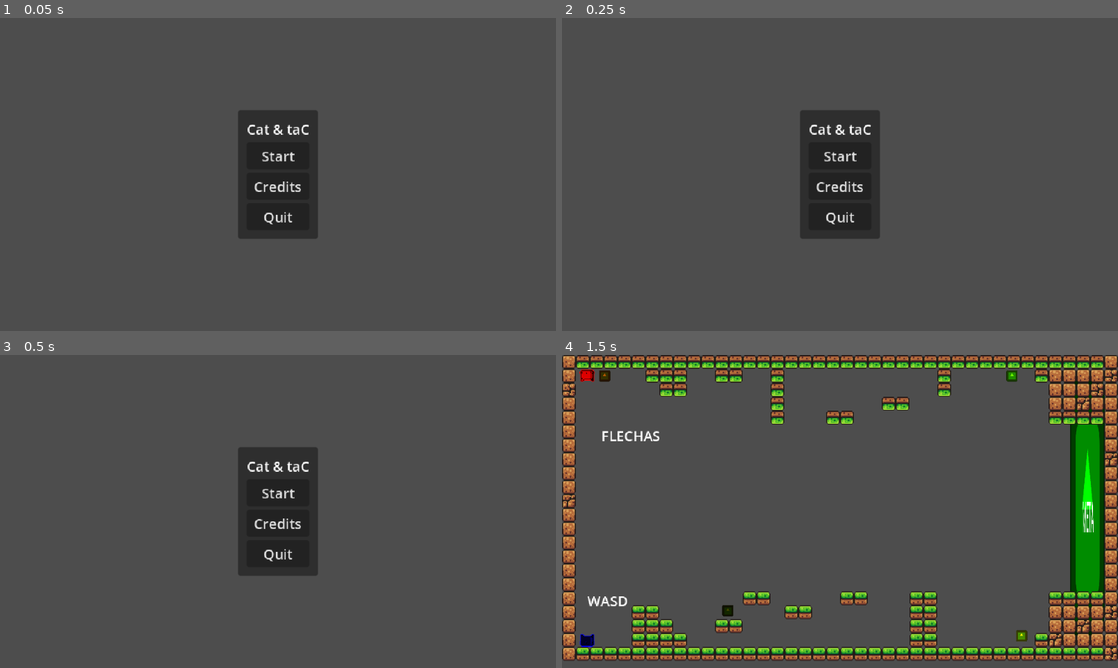
Above: before the commit, frames 1-4 (two rows, left to right).
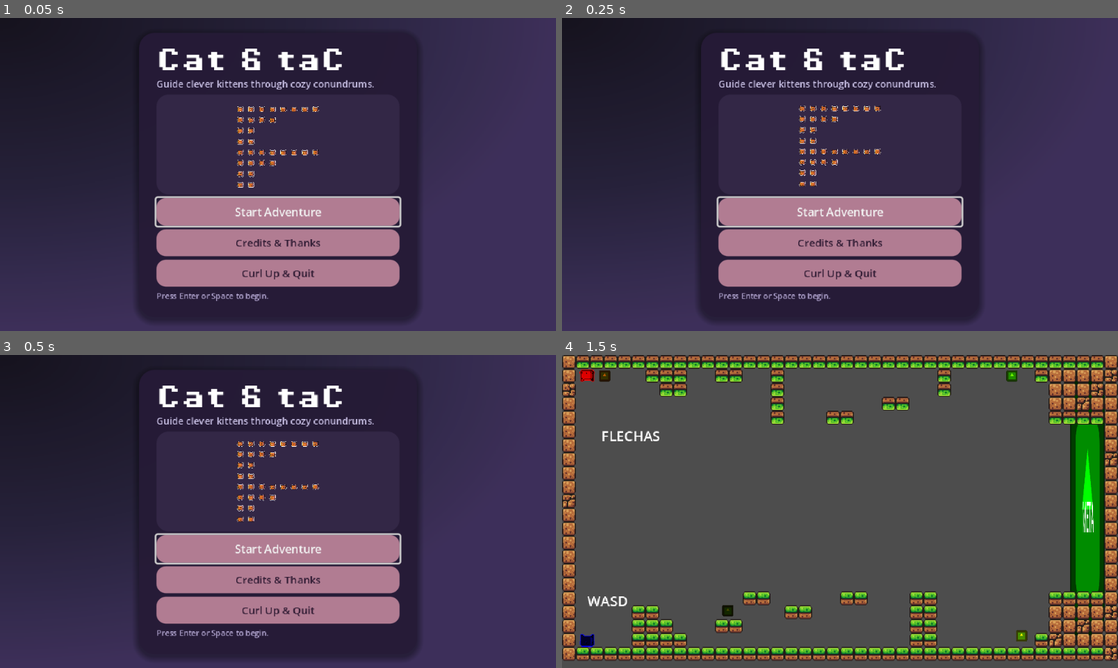
Above: after the commit, the same moments.

Repository: Gosuniak/CC5408-MonoQLDev
Game: Godot game, scene res://ui/main_menu.tscn
The game is run twice, just before and just after one commit, with the same random seed, the same clock (stepped at 60 frames per second) and the same inputs. The engine's default icon, where the game draws it, is replaced by a stand-in: a white triangle on a blue panel in a dark square.
Inputs:
- Up to frame 1 (0.05 s): no input
- Up to frame 2 (0.25 s): no input
- Up to frame 3 (0.5 s): no input
- Up to frame 4 (1.5 s): click "Credits" (after the commit: "Credits & Thanks") at 0.5 s; click "Start" (after the commit: "Start Adventure") at 1.25 s

The runs differ from the first frame. In frame 1, 98% of the frame differs, in the area x 0-100%, y 0-100%; in frame 2, 98%; in frame 3, 98%; in frame 4, nothing differs.

Commit message:
refactor: new ux design for the menu

Diff:
--- a/scripts/main_menu.gd
+++ b/scripts/main_menu.gd
@@ -5,11 +5,20 @@
 @onready var start_button: Button = %StartButton
 @onready var credits_button: Button = %CreditsButton
 @onready var quit_button: Button = %QuitButton
+@onready var cat_image: TextureRect = %CatImage
+
+var _cat_idle_tween: Tween
 
 func _ready() -> void:
 	start_button.pressed.connect(_on_start_pressed)
 	credits_button.pressed.connect(_on_credits_pressed)
 	quit_button.pressed.connect(_on_quit_pressed)
+	_set_default_focus()
+	_start_cat_idle_animation()
+
+func _unhandled_input(event: InputEvent) -> void:
+	if event.is_action_pressed("ui_accept"):
+		_on_start_pressed()
 
 func _on_start_pressed():
 	get_tree().change_scene_to_packed(main_scene)
@@ -19,3 +28,18 @@
 
 func _on_quit_pressed():
 	get_tree().quit()
+
+func _set_default_focus() -> void:
+	if is_instance_valid(start_button):
+		start_button.grab_focus()
+
+func _start_cat_idle_animation() -> void:
+	if not is_instance_valid(cat_image):
+		return
+	if is_instance_valid(_cat_idle_tween):
+		_cat_idle_tween.kill()
+
+	var base_position := cat_image.position
+	_cat_idle_tween = create_tween().set_loops()
+	_cat_idle_tween.tween_property(cat_image, "position:y", base_position.y - 6.0, 1.6).set_trans(Tween.TRANS_SINE).set_ease(Tween.EASE_IN_OUT)
+	_cat_idle_tween.tween_property(cat_image, "position:y", base_position.y, 1.6).set_trans(Tween.TRANS_SINE).set_ease(Tween.EASE_IN_OUT)
--- a/ui/main_menu.tscn
+++ b/ui/main_menu.tscn
@@ -1,7 +1,83 @@
-[gd_scene load_steps=3 format=3 uid="uid://bprmikvyos3av"]
+[gd_scene load_steps=12 format=3 uid="uid://bprmikvyos3av"]
 
 [ext_resource type="Script" uid="uid://vyquxk2tigu8" path="res://scripts/main_menu.gd" id="1_0dkrt"]
 [ext_resource type="PackedScene" uid="uid://dk8mi1p8xpxox" path="res://scenes/main.tscn" id="2_wk0pr"]
+[ext_resource type="Texture2D" path="res://assets/kitty.png" id="3_0uwcm"]
+[ext_resource type="FontFile" path="res://assets/brackeys_platformer_assets/fonts/PixelOperator8-Bold.ttf" id="4_lah1v"]
+
+[sub_resource type="Gradient" id="Gradient_bfx4g"]
+offsets = PackedFloat32Array(0, 0.55, 1)
+colors = PackedColorArray(0.054902, 0.043137, 0.0862745, 1, 0.121569, 0.101961, 0.203922, 1, 0.215686, 0.160784, 0.329412, 1)
+
+[sub_resource type="GradientTexture2D" id="GradientTexture_p7cs6"]
+fill = 1
+gradient = SubResource("Gradient_bfx4g")
+width = 640
+height = 360
+
+[sub_resource type="StyleBoxFlat" id="StyleBoxFlat_card"]
+bg_color = Color(0.14902, 0.105882, 0.215686, 0.95)
+corner_radius_top_left = 18
+corner_radius_top_right = 18
+corner_radius_bottom_right = 18
+corner_radius_bottom_left = 18
+shadow_color = Color(0, 0, 0, 0.35)
+shadow_size = 8
+shadow_offset = Vector2(0, 3)
+content_margin_left = 20.0
+content_margin_top = 18.0
+content_margin_right = 20.0
+content_margin_bottom = 18.0
+
+[sub_resource type="StyleBoxFlat" id="StyleBoxFlat_btn_normal"]
+bg_color = Color(0.721569, 0.505882, 0.592157, 0.95)
+corner_radius_top_left = 11
+corner_radius_top_right = 11
+corner_radius_bottom_right = 11
+corner_radius_bottom_left = 11
+border_width_all = 1
+border_color = Color(0.960784, 0.878431, 0.964706, 0.85)
+content_margin_left = 8.0
+content_margin_top = 7.0
+content_margin_right = 8.0
+content_margin_bottom = 7.0
+
+[sub_resource type="StyleBoxFlat" id="StyleBoxFlat_btn_hover"]
+bg_color = Color(0.843137, 0.643137, 0.729412, 0.97)
+corner_radius_top_left = 11
+corner_radius_top_right = 11
+corner_radius_bottom_right = 11
+corner_radius_bottom_left = 11
+border_width_all = 1
+border_color = Color(0.992157, 0.94902, 0.972549, 1)
+content_margin_left = 8.0
+content_margin_top = 7.0
+content_margin_right = 8.0
+content_margin_bottom = 7.0
+
+[sub_resource type="StyleBoxFlat" id="StyleBoxFlat_btn_pressed"]
+bg_color = Color(0.596078, 0.360784, 0.443137, 1)
+corner_radius_top_left = 11
+corner_radius_top_right = 11
+corner_radius_bottom_right = 11
+corner_radius_bottom_left = 11
+border_width_all = 1
+border_color = Color(0.862745, 0.662745, 0.741176, 1)
+content_margin_left = 8.0
+content_margin_top = 7.0
+content_margin_right = 8.0
+content_margin_bottom = 7.0
+
+[sub_resource type="StyleBoxFlat" id="StyleBoxFlat_photo"]
+bg_color = Color(0.203922, 0.156863, 0.278431, 0.92)
+corner_radius_top_left = 14
+corner_radius_top_right = 14
+corner_radius_bottom_right = 14
+corner_radius_bottom_left = 14
+content_margin_left = 8.0
+content_margin_top = 8.0
+content_margin_right = 8.0
+content_margin_bottom = 8.0
 
 [node name="MainMenu" type="Control"]
 layout_mode = 3
@@ -10,50 +86,149 @@
 anchor_bottom = 1.0
 grow_horizontal = 2
 grow_vertical = 2
+mouse_filter = 1
+theme_override_colors/font_color = Color(0.937255, 0.901961, 0.992157, 1)
 script = ExtResource("1_0dkrt")
 main_scene = ExtResource("2_wk0pr")
 
-[node name="PanelContainer" type="PanelContainer" parent="."]
+[node name="Background" type="TextureRect" parent="."]
 layout_mode = 1
-anchors_preset = 8
-anchor_left = 0.5
-anchor_top = 0.5
-anchor_right = 0.5
-anchor_bottom = 0.5
-offset_left = -36.0
-offset_top = -64.0
-offset_right = 36.0
-offset_bottom = 64.0
-grow_horizontal = 2
-grow_vertical = 2
-
-[node name="MarginContainer" type="MarginContainer" parent="PanelContainer"]
-layout_mode = 2
-theme_override_constants/margin_left = 10
-theme_override_constants/margin_top = 10
-theme_override_constants/margin_right = 10
-theme_override_constants/margin_bottom = 10
-
-[node name="VBoxContainer" type="VBoxContainer" parent="PanelContainer/MarginContainer"]
-layout_mode = 2
-
-[node name="Label" type="Label" parent="PanelContainer/MarginContainer/VBoxContainer"]
-layout_mode = 2
+anchors_preset = 15
+anchor_right = 1.0
+anchor_bottom = 1.0
+grow_horizontal = 2
+grow_vertical = 2
+mouse_filter = 2
+texture = SubResource("GradientTexture_p7cs6")
+expand_mode = 1
+stretch_mode = 6
+
+[node name="GlowOverlay" type="ColorRect" parent="."]
+layout_mode = 1
+anchors_preset = 15
+anchor_right = 1.0
+anchor_bottom = 1.0
+grow_horizontal = 2
+grow_vertical = 2
+mouse_filter = 2
+color = Color(1, 1, 1, 0.0352941)
+
+[node name="SafeMargin" type="MarginContainer" parent="."]
+layout_mode = 1
+anchors_preset = 15
+anchor_right = 1.0
+anchor_bottom = 1.0
+grow_horizontal = 2
+grow_vertical = 2
+theme_override_constants/margin_left = 45
+theme_override_constants/margin_top = 30
+theme_override_constants/margin_right = 45
+theme_override_constants/margin_bottom = 30
+
+[node name="CenterContainer" type="CenterContainer" parent="SafeMargin"]
+layout_mode = 2
+size_flags_horizontal = 3
+size_flags_vertical = 3
+
+[node name="MainCard" type="PanelContainer" parent="SafeMargin/CenterContainer"]
+layout_mode = 2
+size_flags_horizontal = 4
+size_flags_vertical = 4
+custom_minimum_size = Vector2(320, 0)
+theme_override_styles/panel = SubResource("StyleBoxFlat_card")
+
+[node name="CardMargin" type="MarginContainer" parent="SafeMargin/CenterContainer/MainCard"]
+layout_mode = 2
+
+[node name="MainVBox" type="VBoxContainer" parent="SafeMargin/CenterContainer/MainCard/CardMargin"]
+layout_mode = 2
+size_flags_horizontal = 3
+size_flags_vertical = 3
+separation = 14
+
+[node name="HeaderVBox" type="VBoxContainer" parent="SafeMargin/CenterContainer/MainCard/CardMargin/MainVBox"]
+layout_mode = 2
+size_flags_horizontal = 3
+separation = 3
+
+[node name="TitleLabel" type="Label" parent="SafeMargin/CenterContainer/MainCard/CardMargin/MainVBox/HeaderVBox"]
+layout_mode = 2
+size_flags_horizontal = 3
 text = "Cat & taC"
-horizontal_alignment = 1
-
-[node name="StartButton" type="Button" parent="PanelContainer/MarginContainer/VBoxContainer"]
-unique_name_in_owner = true
-layout_mode = 2
-text = "Start
-"
-
-[node name="CreditsButton" type="Button" parent="PanelContainer/MarginContainer/VBoxContainer"]
-unique_name_in_owner = true
-layout_mode = 2
-text = "Credits"
-
-[node name="QuitButton" type="Button" parent="PanelContainer/MarginContainer/VBoxContainer"]
-unique_name_in_owner = true
-layout_mode = 2
-text = "Quit"
+theme_override_fonts/font = ExtResource("4_lah1v")
+theme_override_font_sizes/font_size = 28
+horizontal_alignment = 0
+
+[node name="Tagline" type="Label" parent="SafeMargin/CenterContainer/MainCard/CardMargin/MainVBox/HeaderVBox"]
+layout_mode = 2
+size_flags_horizontal = 3
+text = "Guide clever kittens through cozy conundrums."
+theme_override_colors/font_color = Color(0.827451, 0.796078, 0.941176, 0.92)
+theme_override_font_sizes/font_size = 11
+autowrap_mode = 2
+
+[node name="CatImagePanel" type="PanelContainer" parent="SafeMargin/CenterContainer/MainCard/CardMargin/MainVBox"]
+layout_mode = 2
+size_flags_horizontal = 3
+size_flags_vertical = 2
+custom_minimum_size = Vector2(0, 115)
+theme_override_styles/panel = SubResource("StyleBoxFlat_photo")
+
+[node name="CatImage" type="TextureRect" parent="SafeMargin/CenterContainer/MainCard/CardMargin/MainVBox/CatImagePanel"]
+unique_name_in_owner = true
+layout_mode = 2
+size_flags_horizontal = 3
+size_flags_vertical = 3
+texture = ExtResource("3_0uwcm")
+expand_mode = 1
+stretch_mode = 5
+modulate = Color(1, 1, 1, 0.97)
+
+[node name="Buttons" type="VBoxContainer" parent="SafeMargin/CenterContainer/MainCard/CardMargin/MainVBox"]
+layout_mode = 2
+size_flags_horizontal = 3
+separation = 5
+
+[node name="StartButton" type="Button" parent="SafeMargin/CenterContainer/MainCard/CardMargin/MainVBox/Buttons"]
+unique_name_in_owner = true
+layout_mode = 2
+size_flags_horizontal = 3
+custom_minimum_size = Vector2(0, 27)
+theme_override_styles/normal = SubResource("StyleBoxFlat_btn_normal")
+theme_override_styles/hover = SubResource("StyleBoxFlat_btn_hover")
+theme_override_styles/pressed = SubResource("StyleBoxFlat_btn_pressed")
+theme_override_colors/font_color = Color(0.192157, 0.109804, 0.203922, 1)
+theme_override_font_sizes/font_size = 13
+text = "Start Adventure"
+
+[node name="CreditsButton" type="Button" parent="SafeMargin/CenterContainer/MainCard/CardMargin/MainVBox/Buttons"]
+unique_name_in_owner = true
+layout_mode = 2
+size_flags_horizontal = 3
+custom_minimum_size = Vector2(0, 25)
+theme_override_styles/normal = SubResource("StyleBoxFlat_btn_normal")
+theme_override_styles/hover = SubResource("StyleBoxFlat_btn_hover")
+theme_override_styles/pressed = SubResource("StyleBoxFlat_btn_pressed")
+theme_override_colors/font_color = Color(0.192157, 0.109804, 0.203922, 1)
+theme_override_font_sizes/font_size = 12
+text = "Credits & Thanks"
+
+[node name="QuitButton" type="Button" parent="SafeMargin/CenterContainer/MainCard/CardMargin/MainVBox/Buttons"]
+unique_name_in_owner = true
+layout_mode = 2
+size_flags_horizontal = 3
+custom_minimum_size = Vector2(0, 25)
+theme_override_styles/normal = SubResource("StyleBoxFlat_btn_normal")
+theme_override_styles/hover = SubResource("StyleBoxFlat_btn_hover")
+theme_override_styles/pressed = SubResource("StyleBoxFlat_btn_pressed")
+theme_override_colors/font_color = Color(0.192157, 0.109804, 0.203922, 1)
+theme_override_font_sizes/font_size = 12
+text = "Curl Up & Quit"
+
+[node name="HintLabel" type="Label" parent="SafeMargin/CenterContainer/MainCard/CardMargin/MainVBox"]
+layout_mode = 2
+size_flags_horizontal = 3
+text = "Press Enter or Space to begin."
+theme_override_colors/font_color = Color(0.780392, 0.729412, 0.905882, 0.9)
+theme_override_font_sizes/font_size = 9
+horizontal_alignment = 0
